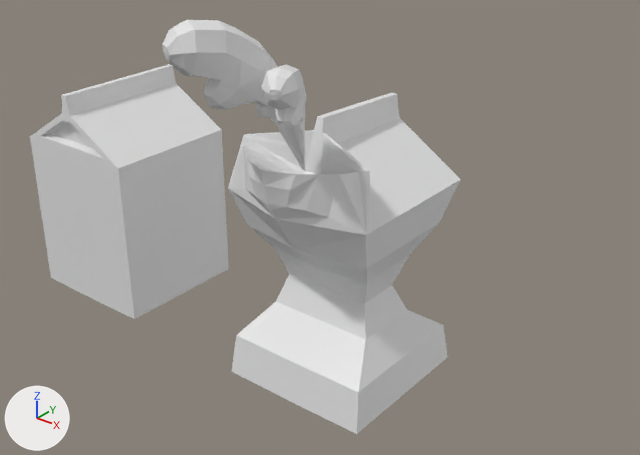
The Blender file art/models/props/milk/milk.blend as it was, and as the next commit left it.
Both versions are drawn from a 50 mm lens placed at (11.52, -15.36, 11.33), pointed at (-0.31, -0.58, 2.17). Every picture has the same lights, and +X, +Y and +Z are marked at lower left. The picture after the commit comes second.
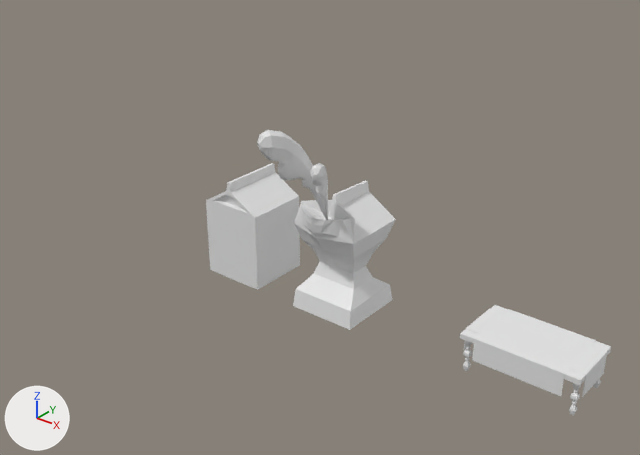
Pixel boxes (x1, y1, x2, y2) of what changed, in the pictures (640 x 455 px):
```json
{"object": "Cube.002", "change": "moved, rescaled", "before": [228, 93, 461, 434], "after": [293, 180, 396, 330], "on screen": "56% narrower, 56% shorter"}
{"object": "Cube.001", "change": "moved, rescaled", "before": [30, 64, 229, 319], "after": [206, 163, 300, 290], "on screen": "52% narrower, 50% shorter"}
{"object": "party_table_ver1", "change": "added", "after": [460, 305, 611, 415]}
{"object": "Cube", "change": "moved, turned, rescaled", "before": [162, 20, 306, 171], "after": [310, 163, 328, 220]}
{"object": "Cube.003", "change": "moved, turned, rescaled", "before": [261, 64, 306, 164], "after": [257, 130, 327, 220]}
```

Scene script edits in JSON lines:
```json
{"op": "add", "block": "me_geo_party_table_ver1", "code": ["me_geo_party_table_ver1 = bpy.data.meshes.new('geo_party_table_ver1')", "me_geo_party_table_ver1.from_pydata(...)  # 592 vertices, 585 faces; spans x -0.6..0.6, y -1.0..1.0, z -12.8..11.9"]}
{"op": "set", "path": "ob_cube_001.location", "old": "(-7.86, 0.0, 0.0)", "new": "(-3.0, 0.0, 0.79)"}
{"op": "set", "path": "ob_cube_001.scale", "old": "(1.93, 1.93, 1.93)", "new": "(0.858, 0.858, 0.858)"}
{"op": "set", "path": "ob_cube_002.location", "old": "(0.0, 0.0, 0.25)", "new": "(0.0, 0.0, 0.9)"}
{"op": "set", "path": "ob_cube_002.scale", "old": "(1.93, 1.93, 2.12)", "new": "(0.858, 0.858, 0.943)"}
{"op": "set", "path": "ob_cube.location", "old": "(-0.15, -2.05, 5.85)", "new": "(0.11, -0.91, 3.38)"}
{"op": "set", "path": "ob_cube.rotation_euler", "old": "(0.356, 0.0, -0.364)", "new": "(0.356, 0.0, 0.458)", "note": "degrees (20, 0, -21) -> degrees (20, 0, 26)"}
{"op": "set", "path": "ob_cube.scale", "old": "(0.341, 0.641, 1.1)", "new": "(0.113, 0.231, 0.558)"}
{"op": "set", "path": "ob_cube_003.location", "old": "(0.22, -1.92, 5.53)", "new": "(-0.15, -1.04, 3.71)"}
{"op": "set", "path": "ob_cube_003.rotation_euler", "old": "(0.356, 0.0, 0.458)", "new": "(0.356, 0.0, -0.364)", "note": "degrees (20, 0, 26) -> degrees (20, 0, -21)"}
{"op": "set", "path": "ob_cube_003.scale", "old": "(0.253, 0.477, 0.822)", "new": "(0.152, 0.311, 0.75)"}
{"op": "add", "block": "ob_party_table_ver1", "code": ["ob_party_table_ver1 = bpy.data.objects.new('party_table_ver1', me_geo_party_table_ver1)", "ob_party_table_ver1.location = (5.14, -0.09, 0.52)", "ob_party_table_ver1.scale = (2.33, 0.768, 0.0404)"]}
```
